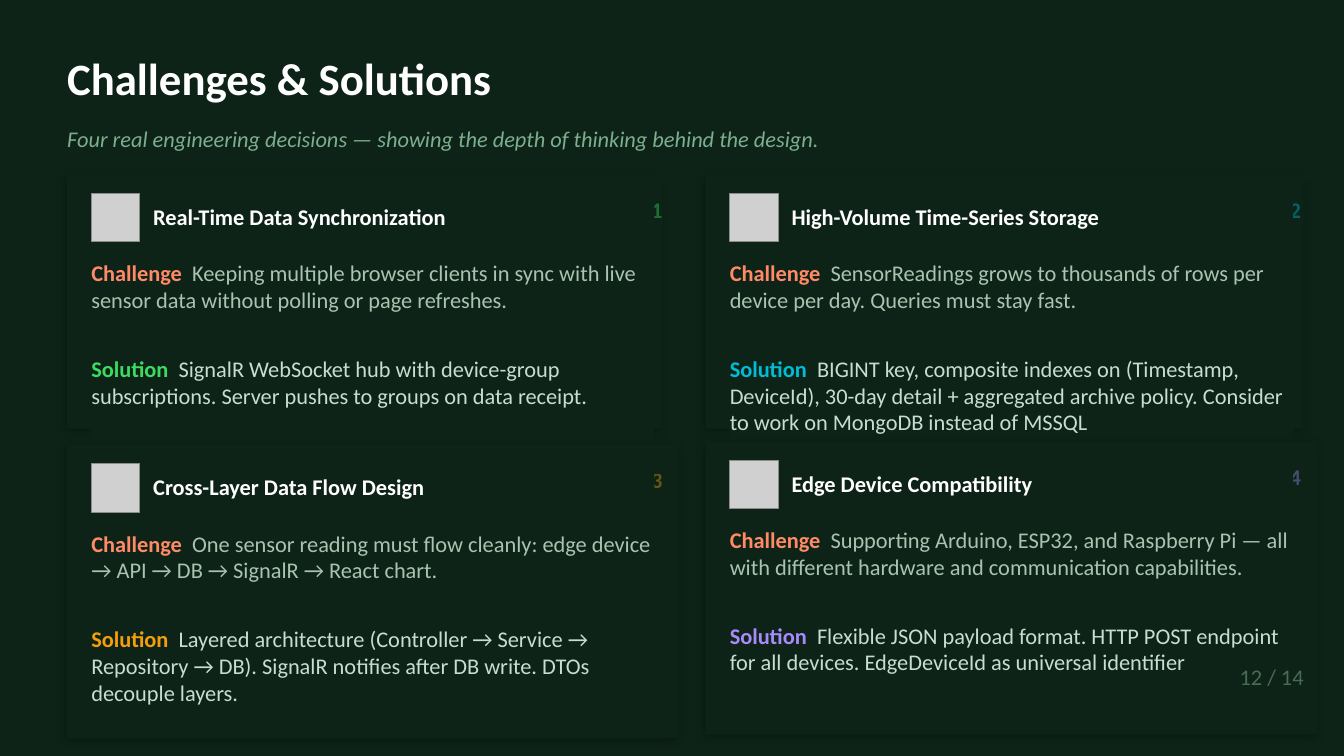
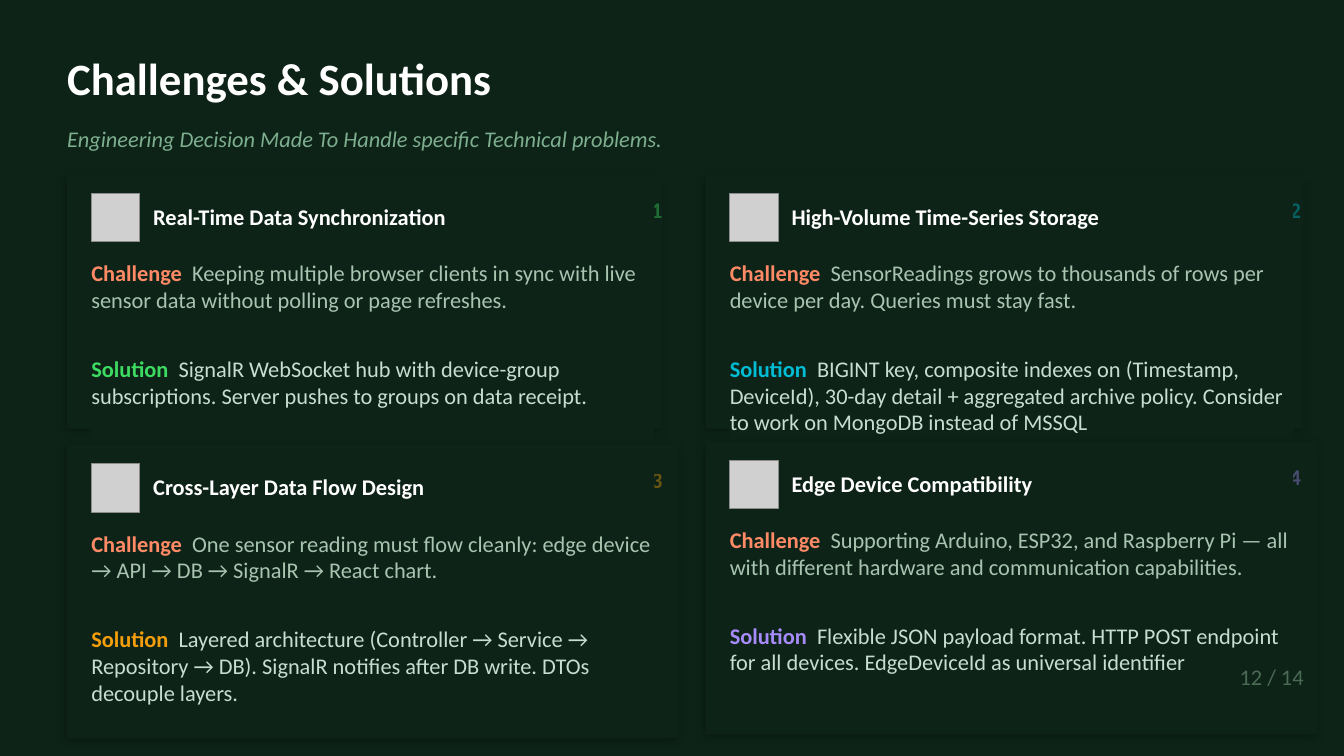
Before and after one commit to TranRTC/capstone_project, a slide deck: slide 12 of Documents/Presentation/Capstone Project Presentation.pptx (slide 13 before the commit). Drawn at 1344x756 pixels with LibreOffice and Linux fonts; fonts in the diff are those of the drawing; grey boxes stand for pictures. Boxes give left, top, right and bottom in pixels: in the first picture for what was removed or moved away, otherwise in the second. Text is boxed around its words. In the diff, an @@ line names an element or a change of style, - is before the commit and + after.

```diff
--- a/Documents/Presentation/Capstone Project Presentation.pptx
+++ b/Documents/Presentation/Capstone Project Presentation.pptx
@@ text at (67,131,662,151): text changed @@
-Four real engineering decisions — showing the depth of thinking behind the design.
+Engineering Decision Made To Handle specific Technical problems.
```
Also in this commit, not shown: 4 other slides changed, 2 slides added, 3 slides removed, 1 other file.
